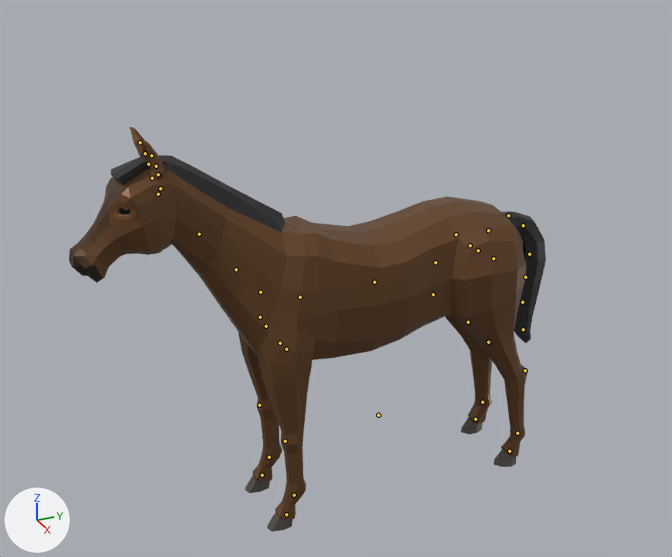
The glTF model docs/models/horse.glb: old version first, new version second.
Rendered twice from a camera (50 mm lens) standing at (8.77, -4.53, 7.27) and looking at (-0.19, -0.5, 2.79). Every picture has the same lights, and +X, +Y and +Z are marked at lower left. The first picture is the older version. The bones that change, and the others that lie on the model, are drawn over the model as lines.

Names of what the first picture shows: 'Horse'.
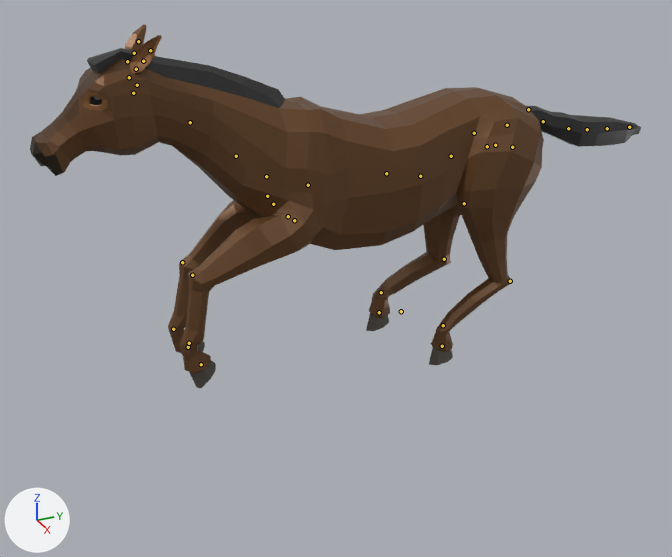
The newer file adds an action. The first version stands in its rest pose; the second is drawn at frame 18 of the action 'Gallop_Jump'.

Changed parts and their boxes [x1, y1, x2, y2] in the pictures (672 x 557 px):
'Horse', posed (28% wider, 10% shorter)
    before: [69, 127, 546, 532]
    after: [30, 24, 641, 388]
bone 'Body', root to tip
    before: (378, 415) to (378, 413)
    after: (401, 311) to (401, 309)
bone 'Back', root to tip
    before: (488, 230) to (488, 231)
    after: (507, 125) to (506, 125)
bone 'Neck1', root to tip
    before: (260, 292) to (260, 291)
    after: (266, 176) to (266, 176)
bone 'Neck3', root to tip
    before: (199, 234) to (198, 233)
    after: (190, 122) to (189, 122)
bone 'Head', root to tip
    before: (158, 194) to (157, 194)
    after: (133, 93) to (133, 93)
bone 'Ear2.L', root to tip
    before: (158, 174) to (157, 174)
    after: (136, 69) to (136, 68)
bone 'Ear2.R', root to tip
    before: (148, 164) to (148, 163)
    after: (127, 61) to (128, 61)
bone 'FrontShoulder.L', root to tip
    before: (280, 343) to (280, 343)
    after: (288, 216) to (288, 217)
bone 'FrontUpperLeg.L', root to tip
    before: (286, 349) to (286, 350)
    after: (294, 220) to (293, 221)
bone 'FrontLowerLeg.L', root to tip
    before: (285, 441) to (285, 442)
    after: (192, 275) to (192, 276)
bone 'FrontShoulder.R', root to tip
    before: (266, 326) to (266, 325)
    after: (273, 204) to (273, 203)
bone 'FrontUpperLeg.R', root to tip
    before: (260, 317) to (260, 318)
    after: (267, 196) to (266, 196)
bone 'FrontLowerLeg.R', root to tip
    before: (259, 405) to (259, 405)
    after: (182, 262) to (182, 263)
bone 'BackShoulder.L', root to tip
    before: (478, 250) to (478, 251)
    after: (495, 145) to (496, 145)
bone 'BackLeg.L', root to tip
    before: (493, 258) to (493, 259)
    after: (512, 147) to (512, 147)
bone 'BackUpperLeg.L', root to tip
    before: (468, 322) to (469, 322)
    after: (464, 203) to (464, 204)
bone 'BackLowerLeg.L', root to tip
    before: (525, 370) to (525, 371)
    after: (510, 281) to (509, 282)
bone 'BackShoulder.R', root to tip
    before: (470, 245) to (470, 245)
    after: (487, 146) to (487, 146)
bone 'BackLeg.R', root to tip
    before: (456, 234) to (456, 235)
    after: (474, 133) to (473, 133)
bone 'BackUpperLeg.R', root to tip
    before: (433, 294) to (433, 295)
    after: (420, 176) to (421, 177)
bone 'BackLowerLeg.R', root to tip
    before: (488, 342) to (488, 342)
    after: (444, 259) to (443, 259)
bone 'Tail3', root to tip
    before: (523, 225) to (523, 226)
    after: (543, 121) to (543, 121)
bone 'Tail4', root to tip
    before: (529, 254) to (529, 254)
    after: (568, 128) to (569, 128)
bone 'Tail6', root to tip
    before: (522, 302) to (522, 302)
    after: (607, 128) to (607, 128)
bone 'Tail7', root to tip
    before: (523, 329) to (523, 329)
    after: (629, 127) to (629, 127)
bone 'IKBackLeg.L', root to tip
    before: (517, 433) to (517, 434)
    after: (443, 325) to (443, 327)
bone 'IKFrontLeg.L', root to tip
    before: (294, 495) to (293, 496)
    after: (188, 347) to (188, 348)
bone 'IKBackLeg.R', root to tip
    before: (482, 402) to (482, 403)
    after: (381, 292) to (381, 294)
bone 'IKFrontLeg.R', root to tip
    before: (269, 457) to (268, 457)
    after: (173, 329) to (174, 330)

The change in detail:
Bone 'Body' (bone_body) moves from (0.0, 0.0, 0.0) to (0.0, 0.0138, -0.0027).
Bone 'Body' (bone_body) turns from (0, 0, 0) to (0, -1, 0) degrees about its own x, y and z.
Bone 'Back' (bone_back) moves from (0.0, 0.0, 0.0) to (0.0, 0.0017, 0.0002).
Bone 'Neck1' (bone_neck1) turns from (0, 0, 0) to (-10, 0, 0) degrees about its own x, y and z.
Bone 'Neck3' (bone_neck3) turns from (0, 0, 0) to (-9, 0, 0) degrees about its own x, y and z.
Bone 'Head' (bone_head) turns from (0, 0, 0) to (27, 0, 0) degrees about its own x, y and z.
Bone 'Ear2.L' (bone_ear2_l) turns from (0, 0, 0) to (-2, 39, 43) degrees about its own x, y and z.
Bone 'Ear2.R' (bone_ear2_r) turns from (0, 0, 0) to (-1, -39, -43) degrees about its own x, y and z.
Bone 'FrontShoulder.L' (bone_frontshoulder_l) moves from (0.0, 0.0, 0.0) to (-0.0016, 0.0002, -0.0002).
Bone 'FrontUpperLeg.L' (bone_frontupperleg_l) turns from (0, 0, 0) to (-68, -1, -2) degrees about its own x, y and z.
Bone 'FrontLowerLeg.L' (bone_frontlowerleg_l) turns from (0, 0, 0) to (-55, 0, 0) degrees about its own x, y and z.
Bone 'FrontShoulder.R' (bone_frontshoulder_r) moves from (0.0, 0.0, 0.0) to (0.0016, 0.0002, -0.0001).
Bone 'FrontUpperLeg.R' (bone_frontupperleg_r) turns from (0, 0, 0) to (-56, -1, -2) degrees about its own x, y and z.
Bone 'FrontLowerLeg.R' (bone_frontlowerleg_r) turns from (0, 0, 0) to (-39, 0, 0) degrees about its own x, y and z.
Bone 'BackShoulder.L' (bone_backshoulder_l) turns from (0, 0, 0) to (-1, -23, 8) degrees about its own x, y and z.
Bone 'BackLeg.L' (bone_backleg_l) turns from (0, 0, 0) to (-1, -2, 4) degrees about its own x, y and z.
Bone 'BackUpperLeg.L' (bone_backupperleg_l) turns from (0, 0, 0) to (11, 2, 3) degrees about its own x, y and z.
Bone 'BackLowerLeg.L' (bone_backlowerleg_l) turns from (0, 0, 0) to (48, 0, -1) degrees about its own x, y and z.
Bone 'BackShoulder.R' (bone_backshoulder_r) moves from (0.0, 0.0, 0.0) to (-0.0007, -0.0001, 0.0).
Bone 'BackShoulder.R' (bone_backshoulder_r) turns from (0, 0, 0) to (-2, 36, -10) degrees about its own x, y and z.
Bone 'BackLeg.R' (bone_backleg_r) turns from (0, 0, 0) to (-1, 2, -4) degrees about its own x, y and z.
Bone 'BackUpperLeg.R' (bone_backupperleg_r) turns from (0, 0, 0) to (11, -2, -3) degrees about its own x, y and z.
Bone 'BackLowerLeg.R' (bone_backlowerleg_r) turns from (0, 0, 0) to (48, 0, 2) degrees about its own x, y and z.
Bone 'Tail3' (bone_tail3) turns from (0, 0, 0) to (52, -4, 2) degrees about its own x, y and z.
Bone 'Tail4' (bone_tail4) turns from (0, 0, 0) to (32, 0, 4) degrees about its own x, y and z.
Bone 'Tail6' (bone_tail6) turns from (0, 0, 0) to (-6, 0, 0) degrees about its own x, y and z.
Bone 'Tail7' (bone_tail7) turns from (0, 0, 0) to (-36, 0, 1) degrees about its own x, y and z.
Bone 'IKBackLeg.L' (bone_ikbackleg_l) moves from (0.0, 0.0, 0.0) to (0.0, -0.0126, -0.018).
Bone 'IKBackLeg.L' (bone_ikbackleg_l) turns from (0, 0, 0) to (21, 0, 0) degrees about its own x, y and z.
Bone 'IKFrontLeg.L' (bone_ikfrontleg_l) moves from (0.0, 0.0, 0.0) to (0.0, -0.0167, -0.0188).
Bone 'IKFrontLeg.L' (bone_ikfrontleg_l) turns from (0, 0, 0) to (49, 0, 0) degrees about its own x, y and z.
Bone 'IKBackLeg.R' (bone_ikbackleg_r) moves from (0.0, 0.0, 0.0) to (0.0, -0.0125, -0.0222).
Bone 'IKBackLeg.R' (bone_ikbackleg_r) turns from (0, 0, 0) to (16, 0, 0) degrees about its own x, y and z.
Bone 'IKFrontLeg.R' (bone_ikfrontleg_r) moves from (0.0, 0.0, 0.0) to (0.0, -0.015, -0.0174).
Bone 'IKFrontLeg.R' (bone_ikfrontleg_r) turns from (0, 0, 0) to (59, 0, 0) degrees about its own x, y and z.
